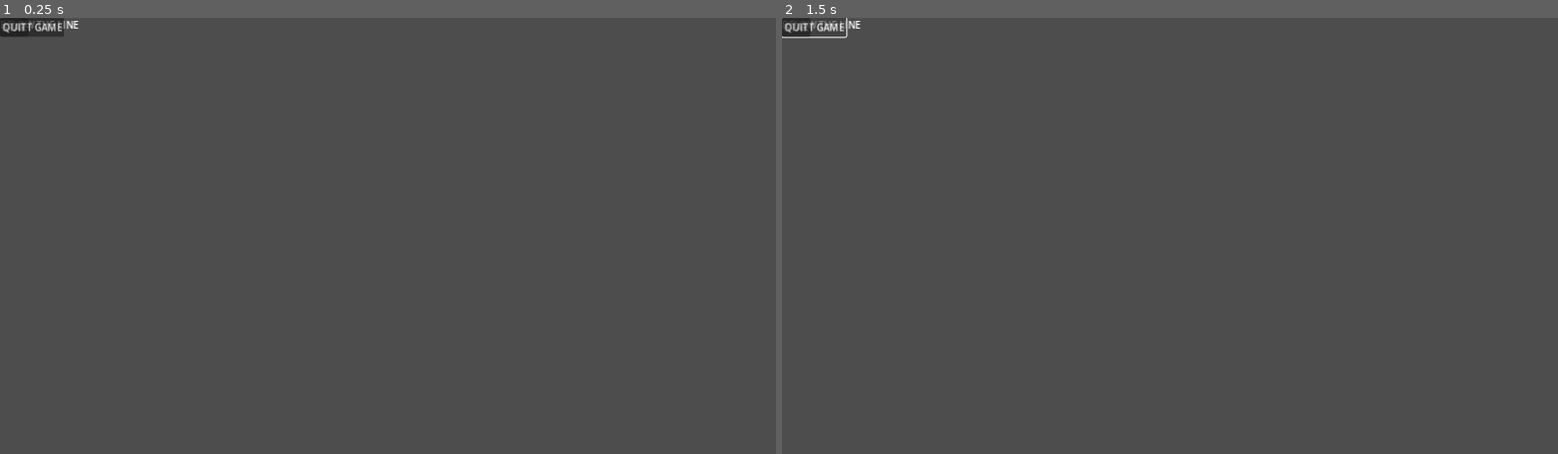
Above: before the commit, frames 1-2 (left to right).
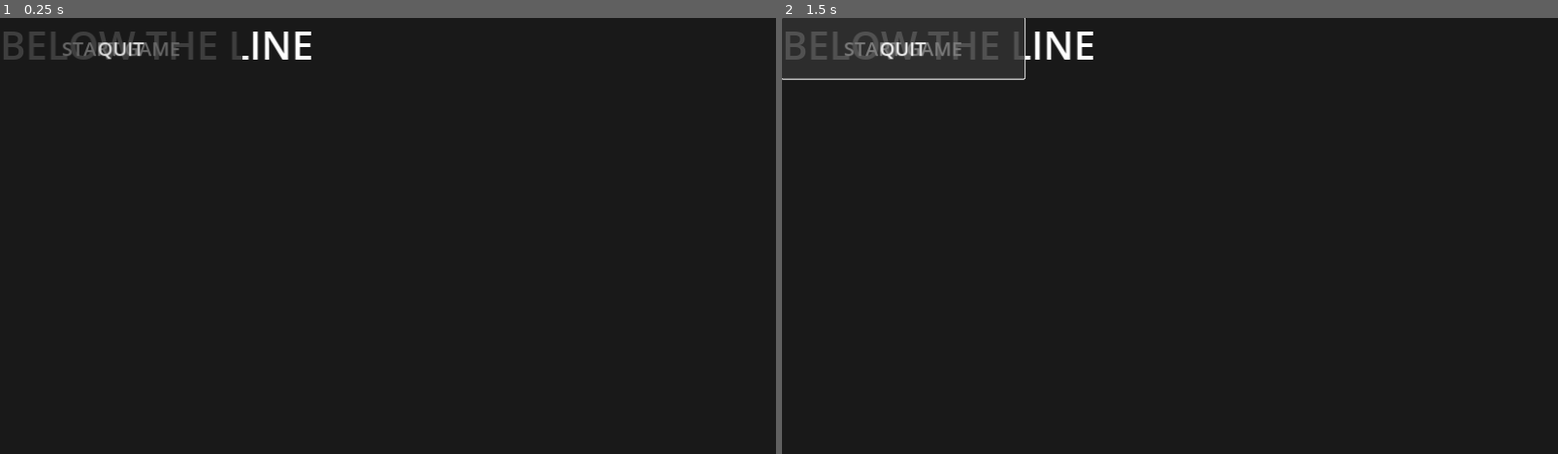
Above: after the commit, the same moments.

Repository: rizwanrizz78/belowtheline
Game: Godot game, scene res://Scenes/MainMenu.tscn
Two runs of this game, one before a commit and one after it. Both use one fixed random seed, a clock stepped at 60 frames per second and the inputs below.
Inputs:
- Up to frame 1 (0.25 s): no input
- Up to frame 2 (1.5 s): click "START GAME" at 0.5 s; click "START GAME" at 1.25 s

The runs differ from the first frame. In frame 1, 99% of the frame differs, in the area x 0-100%, y 0-100%; in frame 2, 99%.

Commit message:
Fix Main Menu visibility and UI scaling for mobile
- Added `ColorRect` background to Main Menu to fix blank/grey screen issue.
- Increased font sizes and button sizes in `MainMenu.tscn`, `HUD.tscn`, and `TouchControls.tscn` for high-DPI mobile screens.
- Updated `VBoxContainer` separation and layout to prevent element overlap.

Co-authored-by: rizwanrizz78 <177443404+rizwanrizz78@users.noreply.github.com>

Diff:
--- a/BelowTheLine/Scenes/MainMenu.tscn
+++ b/BelowTheLine/Scenes/MainMenu.tscn
@@ -11,6 +11,15 @@
 grow_vertical = 2
 script = ExtResource("1_menu")
 
+[node name="Background" type="ColorRect" parent="."]
+layout_mode = 1
+anchors_preset = 15
+anchor_right = 1.0
+anchor_bottom = 1.0
+grow_horizontal = 2
+grow_vertical = 2
+color = Color(0.1, 0.1, 0.1, 1)
+
 [node name="CenterContainer" type="CenterContainer" parent="."]
 layout_mode = 1
 anchors_preset = 15
@@ -21,19 +30,25 @@
 
 [node name="VBoxContainer" type="VBoxContainer" parent="CenterContainer"]
 layout_mode = 2
+theme_override_constants/separation = 40
 alignment = 1
 
 [node name="Label" type="Label" parent="VBoxContainer"]
 layout_mode = 2
+theme_override_font_sizes/font_size = 64
 text = "BELOW THE LINE"
 horizontal_alignment = 1
 
 [node name="StartButton" type="Button" parent="VBoxContainer"]
+custom_minimum_size = Vector2(400, 100)
 layout_mode = 2
+theme_override_font_sizes/font_size = 32
 text = "START GAME"
 
 [node name="QuitButton" type="Button" parent="VBoxContainer"]
+custom_minimum_size = Vector2(400, 100)
 layout_mode = 2
+theme_override_font_sizes/font_size = 32
 text = "QUIT"
 
 [connection signal="pressed" from="CenterContainer/VBoxContainer/StartButton" to="." method="_on_start_pressed"]
--- a/BelowTheLine/Scenes/UI/HUD.tscn
+++ b/BelowTheLine/Scenes/UI/HUD.tscn
@@ -13,24 +13,33 @@
 script = ExtResource("1_hud")
 
 [node name="Stats" type="VBoxContainer" parent="."]
-layout_mode = 0
-offset_left = 20.0
-offset_top = 20.0
-offset_right = 200.0
-offset_bottom = 150.0
+layout_mode = 1
+anchors_preset = 0
+offset_left = 40.0
+offset_top = 40.0
+offset_right = 500.0
+offset_bottom = 300.0
+mouse_filter = 2
+theme_override_constants/separation = 10
 
 [node name="Speed" type="Label" parent="Stats"]
 layout_mode = 2
+theme_override_font_sizes/font_size = 32
 text = "SPEED: 0 km/h"
 
 [node name="Heat" type="Label" parent="Stats"]
 layout_mode = 2
+theme_override_colors/font_color = Color(1, 0.4, 0.4, 1)
+theme_override_font_sizes/font_size = 32
 text = "HEAT: 0%"
 
 [node name="Money" type="Label" parent="Stats"]
 layout_mode = 2
+theme_override_colors/font_color = Color(0.4, 1, 0.4, 1)
+theme_override_font_sizes/font_size = 32
 text = "MONEY: $0"
 
 [node name="Objective" type="Label" parent="Stats"]
 layout_mode = 2
+theme_override_font_sizes/font_size = 32
 text = "GOAL: ..."
--- a/BelowTheLine/Scenes/UI/TouchControls.tscn
+++ b/BelowTheLine/Scenes/UI/TouchControls.tscn
@@ -49,6 +49,7 @@
 grow_horizontal = 0
 grow_vertical = 0
 focus_mode = 0
+theme_override_font_sizes/font_size = 32
 text = "GAS"
 
 [node name="Brake" type="Button" parent="Buttons"]
@@ -65,6 +66,7 @@
 grow_horizontal = 0
 grow_vertical = 0
 focus_mode = 0
+theme_override_font_sizes/font_size = 24
 text = "BRAKE"
 
 [node name="Interact" type="Button" parent="Buttons"]
@@ -78,6 +80,7 @@
 offset_bottom = -170.0
 grow_horizontal = 0
 focus_mode = 0
+theme_override_font_sizes/font_size = 24
 text = "USE"
 
 [connection signal="button_down" from="Buttons/Accelerate" to="." method="_on_accelerate_button_down"]
